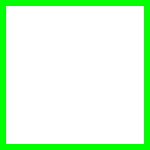
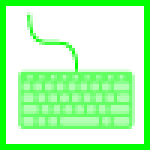
Two versions of the same layered image (150x150). Layer-by-layer changes:
painted on "mec-keyboard" over [18, 12, 135, 129]
